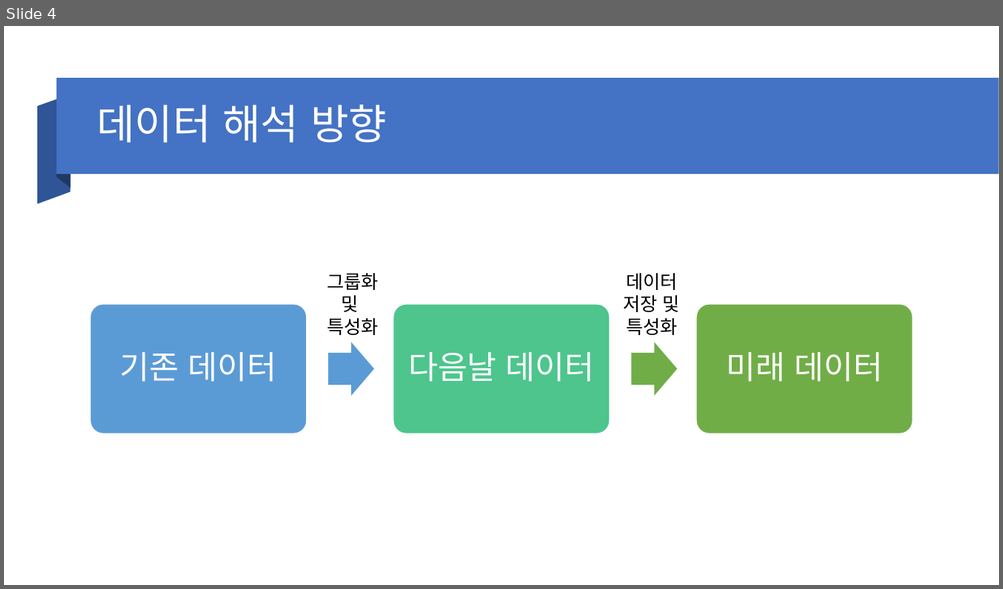
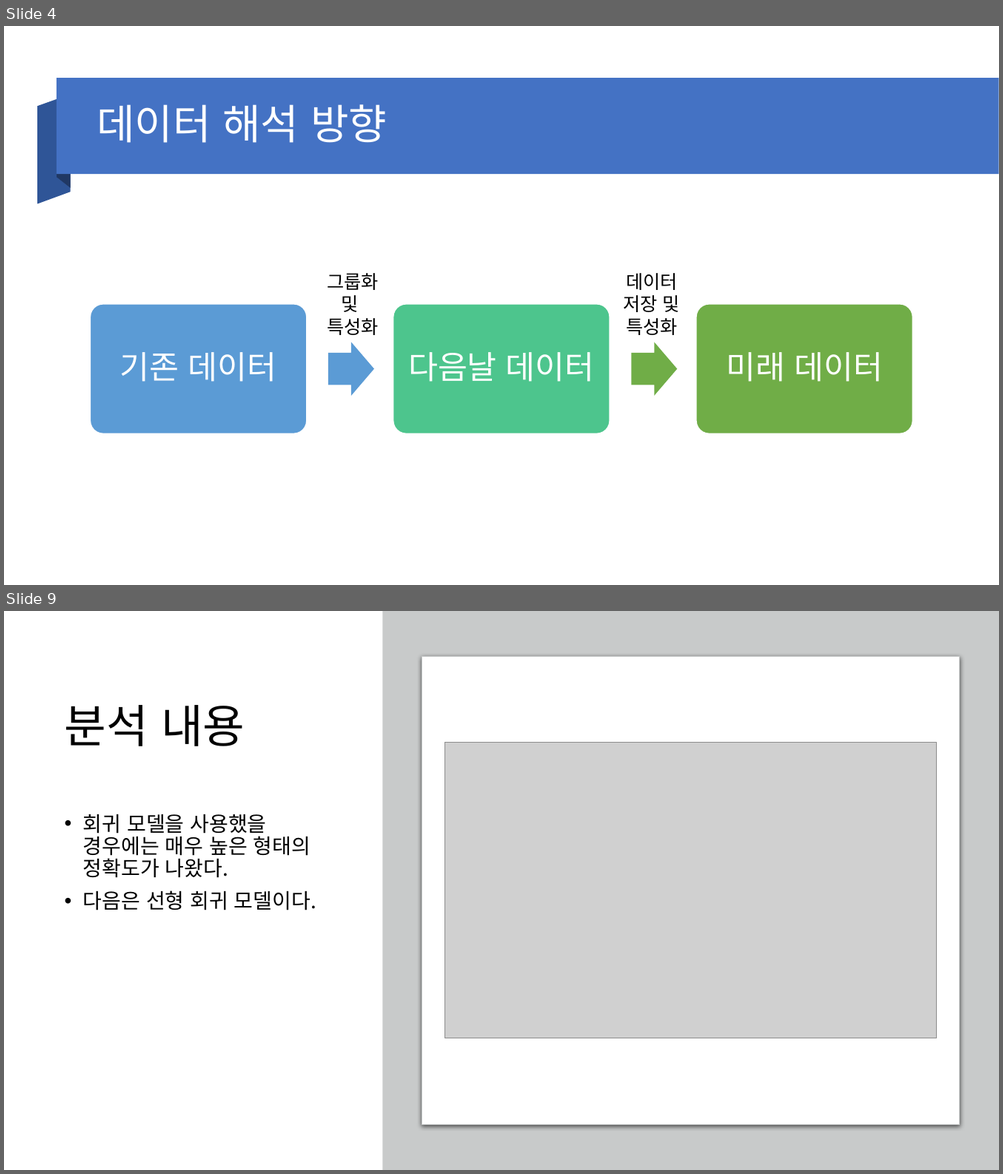
Before and after one commit to artistic100one/machinelearning, a slide deck: ML Project/Bitcoin Data.pptx. Shown one above the other, each under a label of ours: slide 4 before the commit, slides 4 and 9 after it; the slides between them are not shown. The pictures are 1003x589 and 1003x1174 pixels, drawn with LibreOffice and Linux fonts; fonts in the diff are those of the drawing; grey boxes stand for pictures. Boxes give left, top, right and bottom in pixels: in the first picture for what was removed or moved away, otherwise in the second. Text is boxed around its words. In the diff, an @@ line names an element or a change of style, - is before the commit and + after.

```diff
--- a/ML Project/Bitcoin Data.pptx
+++ b/ML Project/Bitcoin Data.pptx
@@ slide 9 added at [4,611,999,1170], background #FFFFFF @@
@@ rectangle added at [382,611,999,1170], fill #C8CACA @@
@@ rounded rectangle added at [422,657,959,1125], fill #FFFFFF, outline #C8CACA 0.75 pt @@
@@ title added at [65,705,244,746], 44 pt, text #000000 @@
+분석 내용
@@ picture added at [445,743,936,1039] @@
@@ text added at [83,814,316,911], 20 pt, text #000000 @@
+• 회귀 모델을 사용했을 경우에는 매우 높은 형태의 정확도가 나왔다.
+• 다음은 선형 회귀 모델이다.
```
Also in this commit, not shown: 4 slides changed, 3 other slides added, 1 slide removed, 3 other files.
